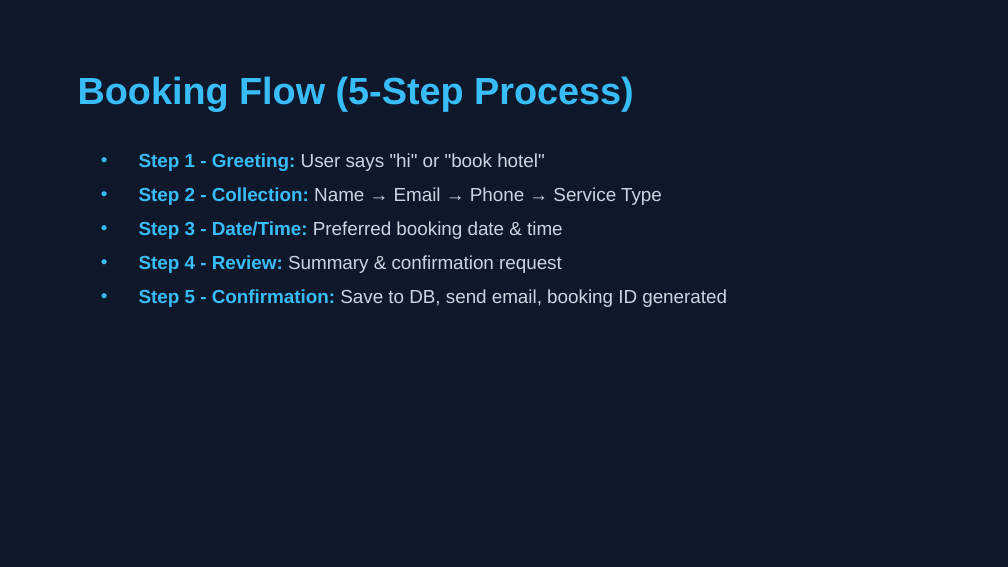
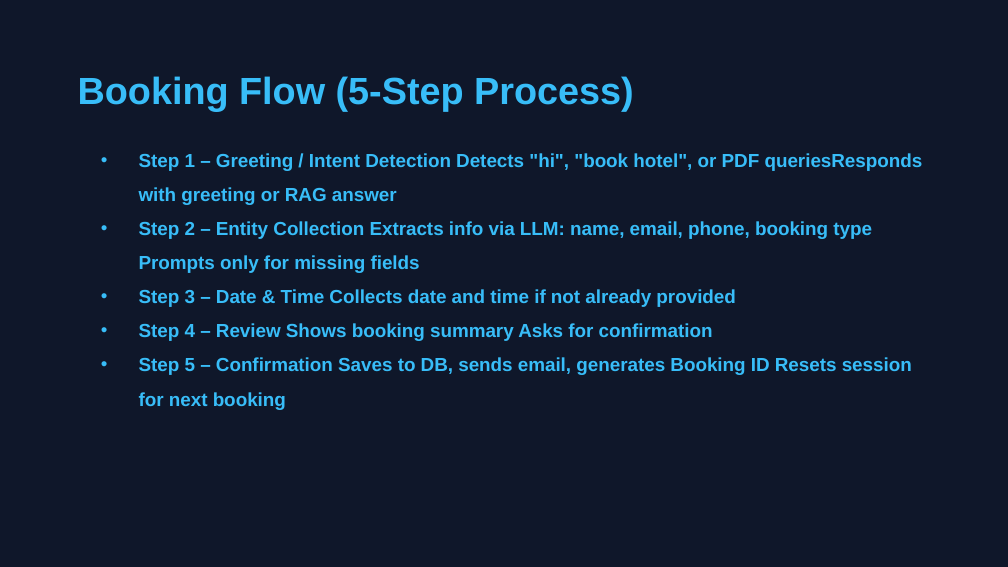
Before and after one commit to HansrajS1/AI-Booking-Assistant, a slide deck: slide 6 of AI Booking Assistant.pptx. Drawn at 1008x567 pixels with LibreOffice and Linux fonts; fonts in the diff are those of the drawing. Boxes give left, top, right and bottom in pixels: in the first picture for what was removed or moved away, otherwise in the second. Text is boxed around its words. In the diff, an @@ line names an element or a change of style, - is before the commit and + after.

```diff
--- a/AI Booking Assistant.pptx
+++ b/AI Booking Assistant.pptx
@@ text at (139, 153, 923, 410): text changed; text colour #CBD5E1 to #38BDF8; bold on @@
-• Step 1 - Greeting: User says "hi" or "book hotel"
-• Step 2 - Collection: Name → Email → Phone → Service Type
-• Step 3 - Date/Time: Preferred booking date & time
-• Step 4 - Review: Summary & confirmation request
-• Step 5 - Confirmation: Save to DB, send email, booking ID generated
+• Step 1 – Greeting / Intent Detection Detects "hi", "book hotel", or PDF queriesResponds with greeting or RAG answer
+• Step 2 – Entity Collection Extracts info via LLM: name, email, phone, booking type Prompts only for missing fields
+• Step 3 – Date & Time Collects date and time if not already provided
+• Step 4 – Review Shows booking summary Asks for confirmation
+• Step 5 – Confirmation Saves to DB, sends email, generates Booking ID Resets session for next booking
```
Also in this commit, not shown: 3 other slides changed, 1 slide added.
